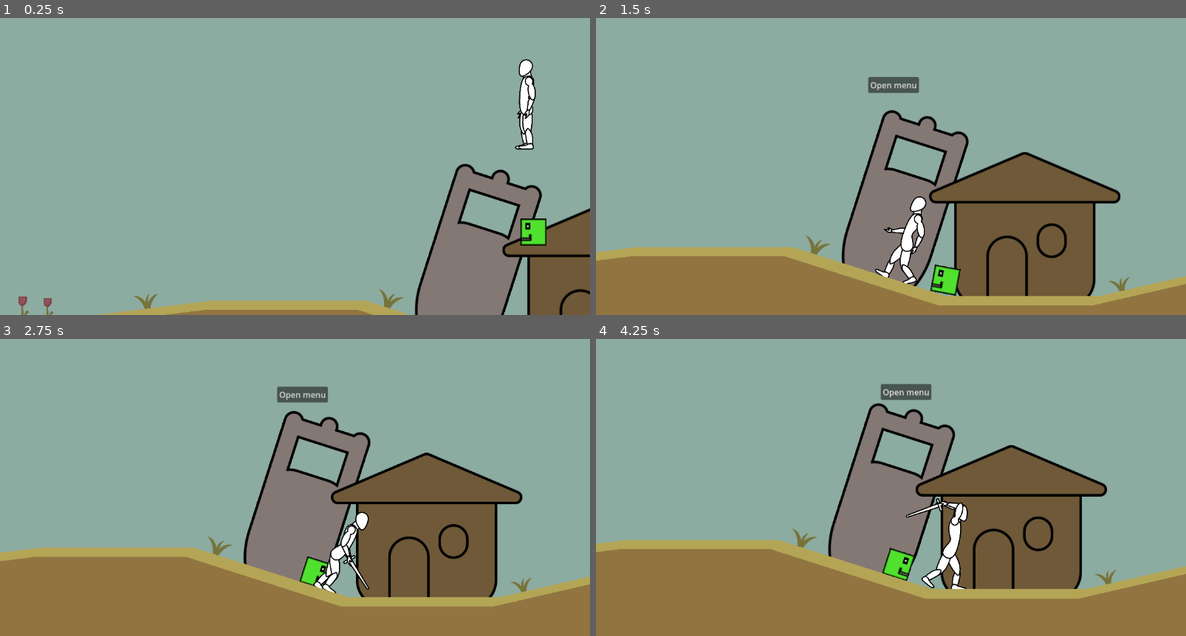
Above: before the commit, frames 1-4 (two rows, left to right).
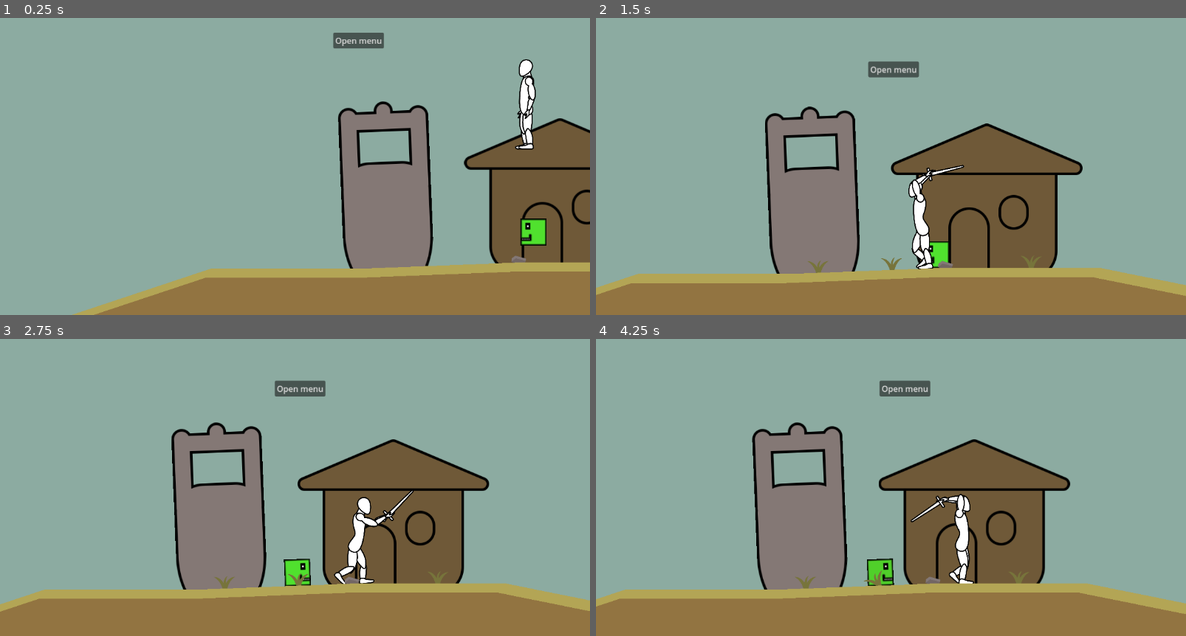
Above: after the commit, the same moments.

Repository: kir-55/TheArmheide
Game: Godot game, scene res://Scenes/Game.tscn
Two runs of this game, one before a commit and one after it. Both use one fixed random seed, a clock stepped at 60 frames per second and the inputs below. The engine's default icon, where the game draws it, is replaced by a stand-in: a white triangle on a blue panel in a dark square.
Inputs (mouse positions are in pixels of both pictures, inside the frame that each line leads up to):
- Up to frame 1 (0.25 s): no input
- Up to frame 2 (1.5 s): move the mouse to (1020, 133) at 0.52 s; press the mouse at (1020, 133) at 0.53 s; move the mouse to (773, 166) at 1.27 s; release the mouse at (773, 166) at 1.28 s; click (773, 166) at 1.35 s
- Up to frame 3 (2.75 s): move the mouse to (354, 398) at 2.02 s; press the mouse at (354, 398) at 2.03 s
- Up to frame 4 (4.25 s): move the mouse to (861, 537) at 2.77 s; release the mouse at (861, 537) at 2.78 s; click (861, 537) at 2.85 s; move the mouse to (1068, 520) at 3.52 s; press the mouse at (1068, 520) at 3.53 s

The runs differ from the first frame. In frame 1, 28% of the frame differs, in the area x 3-100%, y 4-100%; in frame 2, 30%; in frame 3, 29%; in frame 4, 30%, in the area x 0-100%, y 13-93%.

Commit message:
Spawning decoraions rework #1

Diff:
--- a/Scenes/Game.tscn
+++ b/Scenes/Game.tscn
@@ -1,9 +1,8 @@
 [gd_scene load_steps=15 format=3 uid="uid://b232mspaehrfk"]
 
-[ext_resource type="PackedScene" uid="uid://gs87w8kxkxqk" path="res://Scenes/player.tscn" id="2_ak363"]
+[ext_resource type="PackedScene" uid="uid://gs87w8kxkxqk" path="res://Scenes/Player.tscn" id="2_ak363"]
 [ext_resource type="Script" path="res://Scripts/camera.gd" id="3_6coef"]
 [ext_resource type="Shader" uid="uid://bdq6jcim2vtvq" path="res://line.tres" id="3_idhyc"]
-[ext_resource type="PackedScene" uid="uid://dou4shwlwq4ya" path="res://Scenes/grasss.tscn" id="5_dvx3f"]
 [ext_resource type="PackedScene" uid="uid://ba3si7esec1ox" path="res://Scenes/tower.tscn" id="6_4j0ad"]
 [ext_resource type="Resource" uid="uid://sq3kjagkdci0" path="res://Decorations/grass.tres" id="6_ktmbv"]
 [ext_resource type="Script" path="res://Scripts/random_system.gd" id="7_5clvn"]
@@ -12,6 +11,7 @@
 [ext_resource type="Resource" uid="uid://dnstlibccmmqt" path="res://Decorations/flower.tres" id="8_m48or"]
 [ext_resource type="PackedScene" uid="uid://dmf8sf2rn0k64" path="res://Scenes/main_house.tscn" id="8_us4v6"]
 [ext_resource type="PackedScene" uid="uid://cun8flcxq70m4" path="res://Scenes/enemy.tscn" id="10_t63s6"]
+[ext_resource type="Script" path="res://Scripts/decoration_spawner.gd" id="11_1gig2"]
 
 [sub_resource type="ShaderMaterial" id="ShaderMaterial_csvj8"]
 shader = ExtResource("3_idhyc")
@@ -52,7 +52,6 @@
 grass_line = NodePath("GrassLine")
 floor_collider = NodePath("GroundLine/StaticBody2D")
 rs = NodePath("../RandomSystem")
-grass_prefab = ExtResource("5_dvx3f")
 decorations = Array[Resource("res://Scripts/decoration.gd")]([ExtResource("6_ktmbv"), ExtResource("7_hbsh7"), ExtResource("8_m48or")])
 willadge = NodePath("Willadge")
 tower_prefab = ExtResource("6_4j0ad")
@@ -60,6 +59,14 @@
 player = NodePath("../Player")
 village_start = 3
 village_end = 6
+
+[node name="DecorationSpawner" type="Node" parent="Terrain" node_paths=PackedStringArray("rs", "player", "line", "terrain_generator")]
+script = ExtResource("11_1gig2")
+rs = NodePath("../../RandomSystem")
+player = NodePath("../../Player")
+line = NodePath("../GroundLine")
+terrain_generator = NodePath("..")
+decorations = Array[Resource("res://Scripts/decoration.gd")]([ExtResource("6_ktmbv"), ExtResource("8_m48or"), ExtResource("7_hbsh7")])
 
 [node name="Willadge" type="Node2D" parent="Terrain"]
 
--- a/Scenes/Player.tscn
+++ b/Scenes/Player.tscn
@@ -1296,118 +1296,118 @@
 
 [node name="FootBack" type="Sprite2D" parent="Flippable/Parts"]
 z_index = -1
-position = Vector2(388.356, 905.393)
-rotation = -0.764973
-scale = Vector2(0.999966, 0.999966)
+position = Vector2(546.81, 911.939)
+rotation = -1.13771
+scale = Vector2(0.999967, 0.999967)
 texture = ExtResource("2_wi2do")
 offset = Vector2(-31.9269, 3)
 
 [node name="CalfBack" type="Sprite2D" parent="Flippable/Parts"]
 z_index = -2
-position = Vector2(292.693, 851.054)
-rotation = -1.11687
-scale = Vector2(0.999969, 0.999969)
+position = Vector2(437.312, 901.25)
+rotation = -1.53614
+scale = Vector2(0.99997, 0.99997)
 texture = ExtResource("3_polev")
 offset = Vector2(-1.93497, 48)
 
 [node name="LegBack" type="Sprite2D" parent="Flippable/Parts"]
 z_index = -2
-position = Vector2(387.99, 715.265)
-rotation = 0.684563
+position = Vector2(387.748, 742.936)
+rotation = -0.230781
 scale = Vector2(0.999981, 0.999981)
 texture = ExtResource("4_h2pnv")
 offset = Vector2(0, 72)
 
 [node name="FootFront" type="Sprite2D" parent="Flippable/Parts"]
 z_index = 1
-position = Vector2(457.723, 987.337)
-rotation = -0.143312
+position = Vector2(305.768, 989.508)
+rotation = 0.193805
 scale = Vector2(0.999971, 0.999971)
 texture = ExtResource("2_wi2do")
 offset = Vector2(-32.459, 3)
 
 [node name="CalfFront" type="Sprite2D" parent="Flippable/Parts"]
-position = Vector2(423.52, 880.69)
-rotation = -0.358358
-scale = Vector2(0.999973, 0.999973)
+position = Vector2(313.473, 877.776)
+rotation = 0.0208411
+scale = Vector2(0.999974, 0.999974)
 texture = ExtResource("3_polev")
 offset = Vector2(0, 50)
 
 [node name="LegFront" type="Sprite2D" parent="Flippable/Parts"]
 z_index = -1
-position = Vector2(405.822, 730.331)
-rotation = -0.0767433
-scale = Vector2(0.999978, 0.999978)
+position = Vector2(405.774, 757.77)
+rotation = 0.696056
+scale = Vector2(0.999979, 0.999979)
 texture = ExtResource("4_h2pnv")
 offset = Vector2(-3, 74)
 
 [node name="Head" type="Sprite2D" parent="Flippable/Parts"]
 z_index = 1
-position = Vector2(393.72, 397.567)
-rotation = -0.180288
+position = Vector2(389.361, 425.19)
+rotation = -0.193248
 scale = Vector2(0.999984, 0.999984)
 texture = ExtResource("5_tdh2i")
 offset = Vector2(-15, -24)
 
 [node name="Neck" type="Sprite2D" parent="Flippable/Parts"]
 z_index = -1
-position = Vector2(394.643, 453.959)
-rotation = 3.10476
+position = Vector2(391.014, 481.565)
+rotation = 3.0918
 scale = Vector2(0.999984, 0.999984)
 texture = ExtResource("6_di4k6")
 offset = Vector2(1.67726, 34.3009)
 
 [node name="HandBack" type="Sprite2D" parent="Flippable/Parts"]
 z_index = -3
-position = Vector2(519.184, 350.184)
-rotation = -1.71665
+position = Vector2(514.2, 376.185)
+rotation = -1.72961
 scale = Vector2(0.999982, 0.999982)
 texture = ExtResource("7_j7ejh")
 offset = Vector2(-10, 26)
 
 [node name="LowarmBack" type="Sprite2D" parent="Flippable/Parts"]
 z_index = -1
-position = Vector2(402.076, 344.69)
-rotation = -1.53198
+position = Vector2(397.03, 372.209)
+rotation = -1.54494
 scale = Vector2(0.999982, 0.999982)
 texture = ExtResource("8_0jtyr")
 offset = Vector2(-6, 56)
 
 [node name="ShoulderBack" type="Sprite2D" parent="Flippable/Parts"]
 z_index = -1
-position = Vector2(405.836, 476.865)
-rotation = -3.09222
+position = Vector2(402.503, 504.324)
+rotation = -3.10518
 scale = Vector2(0.999984, 0.999984)
 texture = ExtResource("9_a4fc2")
 offset = Vector2(2, 57)
 
 [node name="HandFront" type="Sprite2D" parent="Flippable/Parts"]
 z_index = 2
-position = Vector2(500.19, 340.757)
-rotation = -1.68332
+position = Vector2(495.085, 367.005)
+rotation = -1.69628
 scale = Vector2(0.999982, 0.999982)
 texture = ExtResource("7_j7ejh")
 offset = Vector2(-10, 26)
 
 [node name="LowarmFront" type="Sprite2D" parent="Flippable/Parts"]
 z_index = 1
-position = Vector2(387.218, 327.758)
-rotation = -1.45744
+position = Vector2(381.954, 355.472)
+rotation = -1.4704
 scale = Vector2(0.999982, 0.999982)
 texture = ExtResource("8_0jtyr")
 offset = Vector2(-6.87169, 50.9186)
 
 [node name="ShoulderFront" type="Sprite2D" parent="Flippable/Parts"]
 z_index = 2
-position = Vector2(405.766, 453.748)
-rotation = 3.11888
+position = Vector2(402.133, 481.21)
+rotation = 3.10592
 scale = Vector2(0.999983, 0.999983)
 texture = ExtResource("9_a4fc2")
 offset = Vector2(3, 55)
 
 [node name="Body" type="Sprite2D" parent="Flippable/Parts"]
-position = Vector2(398.84, 714.928)
-rotation = -0.0407162
+position = Vector2(398.593, 742.459)
+rotation = -0.0536765
 scale = Vector2(0.999984, 0.999984)
 texture = ExtResource("10_od11n")
 offset = Vector2(-2.76303, -115.71)
@@ -1615,8 +1615,8 @@
 [node name="TheArmheideSword" type="Sprite2D" parent="."]
 visible = false
 z_index = -3
-position = Vector2(36.1107, 15.4269)
-rotation = 2.14402
+position = Vector2(34.8691, 21.8777)
+rotation = 2.13106
 scale = Vector2(0.249995, 0.249995)
 texture = ExtResource("11_a4inu")
 offset = Vector2(-0.213623, -130.364)
--- a/Scripts/TerrainGeneration/terrain_generator.gd
+++ b/Scripts/TerrainGeneration/terrain_generator.gd
@@ -9,9 +9,8 @@
 @export var points_amount := 100
 
 # x distance between points
-@export var points_distance = 300
+@export var line_section_length = 300
 
-@export var grass_prefab: PackedScene
 @export var decorations: Array[Decoration]
 
 @export var willadge: Node
@@ -20,8 +19,6 @@
 @export var main_house_prefab: PackedScene
 
 @export var player: Node2D
-
-@export var grass_spawn_range := 20.0
 
 @onready var line_offset = ground_line.width / 2 - 1
 
@@ -45,9 +42,9 @@
 
 	for i in range(points_amount):
 		if i % 2 == 1:
-			create_next_point(ground_line.get_point_position(i) + Vector2(points_distance, rs.get_rnd_float(-100, 100)))
+			create_next_point(ground_line.get_point_position(i) + Vector2(line_section_length, rs.get_rnd_float(-100, 100)))
 		else:
-			create_next_point(ground_line.get_point_position(i) + Vector2(points_distance, 0))
+			create_next_point(ground_line.get_point_position(i) + Vector2(line_section_length, 0))
 
 		var p1 = ground_line.get_point_position(i)
 		var p2 = ground_line.get_point_position(i + 1)
@@ -56,7 +53,6 @@
 		var b = -a * p2.x + p2.y
 
 		var distance = p2 - p1
-		var grass_per_line := rs.get_rnd_int(1, 5)
 
 
 		if i == village_start or i == village_end:
@@ -78,25 +74,25 @@
 			willadge.add_child(main_house)
 
 
-		for decoration in decorations:
-			if decoration and decoration.prefab:
-				var rnd_i = rs.get_rnd_int(0, 100)
-				if decoration.initial_chance > rnd_i:
-					for _i in range(decoration.chance_multiplyer):
-						var rnd = rs.get_rnd_int(0, 100)
-
-						if decoration.chance_to_spawn > rnd:
-							var decoration_instance = decoration.prefab.instantiate()
-
-							var x = rs.get_rnd_float(p1.x, p2.x)
-							decoration_instance.position = Vector2(x, x * a + b - line_offset)
-							decoration_instance.rotation = distance.angle()
-							if decoration.min_scale != 0 and decoration.max_scale != 0:
-								var scale = rs.get_rnd_float(decoration.min_scale, decoration.max_scale)
-								decoration_instance.scale = Vector2(scale, scale)
-							#decoration_instance.player = player
-
-							add_child(decoration_instance)
+		#for decoration in decorations:
+			#if decoration and decoration.prefab:
+				#var rnd_i = rs.get_rnd_int(0, 100)
+				#if decoration.initial_chance > rnd_i:
+					#for _i in range(decoration.chance_multiplyer):
+						#var rnd = rs.get_rnd_int(0, 100)
+					#
+						#if decoration.chance_to_spawn > rnd:
+							#var decoration_instance = decoration.prefab.instantiate()
+							#
+							#var x = rs.get_rnd_float(p1.x, p2.x)
+							#decoration_instance.position = Vector2(x, x * a + b - line_offset)
+							#decoration_instance.rotation = distance.angle()
+							#if decoration.min_scale != 0 and decoration.max_scale != 0:
+								#var scale = rs.get_rnd_float(decoration.min_scale, decoration.max_scale)
+								#decoration_instance.scale = Vector2(scale, scale)
+							##decoration_instance.player = player
+							#
+							#add_child(decoration_instance)
 
 	var points = ground_line.points
 	for i in points.size() - 1:
--- /dev/null
+++ b/Scripts/decoration_spawner.gd
@@ -0,0 +1,62 @@
+extends Node
+
+var line_start_x: float
+var line_section_length: int
+
+@export var rs: RandomSystem
+
+@export var player: Node2D
+
+@export var line: Line2D
+@export var terrain_generator: Node2D
+
+var current_point: int
+
+@export var decorations: Array[Decoration]
+
+func _ready():
+	line_start_x = line.global_position.x
+	line_section_length = terrain_generator.line_section_length
+
+func _process(delta):
+	var x = player.position.x
+	var closest_point = (x - line_start_x)/line_section_length
+	if  !current_point or int(closest_point) != current_point:
+		spawn_decoration(int(closest_point))
+		current_point = int(closest_point)
+
+
+func spawn_decoration(point):
+	print("spawning")
+
+	var line_global = line.global_position
+	var p1 = line.get_point_position(point) + line_global
+	var p2 = line.get_point_position(point + 1) + line_global
+
+	var a = (p2.y - p1.y) / (p2.x - p1.x)
+	var b = -a * p2.x + p2.y
+
+	var distance = p2 - p1
+
+	var i := 0
+	for decoration in decorations:
+		if decoration and decoration.prefab:
+
+			var rnd_i = rs.get_rnd_int_at(0, 100, rs.main_seed + "mult" + str(i)+str(point))
+			if decoration.initial_chance > rnd_i:
+				for _i in range(decoration.chance_multiplyer):
+					var rnd = rs.get_rnd_int_at(0, 100, rs.main_seed + "init" + str(_i) + str(i) + str(point))
+					if decoration.chance_to_spawn > rnd:
+
+						var decoration_instance = decoration.prefab.instantiate()
+						print("p1.x: " + str(p1.x))
+						var x = rs.get_rnd_float_at(p1.x, p2.x, rs.main_seed + "x" + str(_i) + str(i) + str(point))
+						decoration_instance.position = Vector2(x, x * a + b - terrain_generator.line_offset)
+						decoration_instance.rotation = distance.angle()
+						if decoration.min_scale != 0 and decoration.max_scale != 0:
+							var scale = rs.get_rnd_float(decoration.min_scale, decoration.max_scale)
+							decoration_instance.scale = Vector2(scale, scale)
+						#decoration_instance.player = player
+
+						add_child(decoration_instance)
+			i += 1
--- a/Scripts/random_system.gd
+++ b/Scripts/random_system.gd
@@ -4,11 +4,12 @@
 
 # Use this script when generating terain, objects positions, man stats and other static stuff
 # For dynamic stuff like man wounder direction don't use this script
-@export var seed = "kirill"
+@export var main_seed = "kirill"
 var rng = RandomNumberGenerator.new()
 
+
 func _ready():
-	rng.seed = hash(seed)
+	rng.seed = hash(main_seed)
 	rng.state = 1
 
 func get_rnd_int(min: int, max: int) -> int:
@@ -16,3 +17,32 @@
 
 func get_rnd_float(min: float, max: float) -> float:
 	return rng.randf_range(min, max)
+
+
+func get_rnd_int_at(min: int, max: int, seed = main_seed) -> int:
+	#var prev_state = rng.state
+
+	rng.seed = hash(seed)
+	#rng.state = at
+
+	var value = rng.randi_range(min, max)
+
+	rng.seed = hash(main_seed)
+	#rng.state = prev_state
+
+	return value
+
+
+func get_rnd_float_at(min: float, max: float, seed = main_seed) -> float:
+	#var prev_state = rng.state
+
+	rng.seed = hash(seed)
+	#rng.state = at
+
+	var value = rng.randf_range(min, max)
+	print("value: " + str(value))
+
+	rng.seed = hash(main_seed)
+	#rng.state = prev_state
+
+	return value
